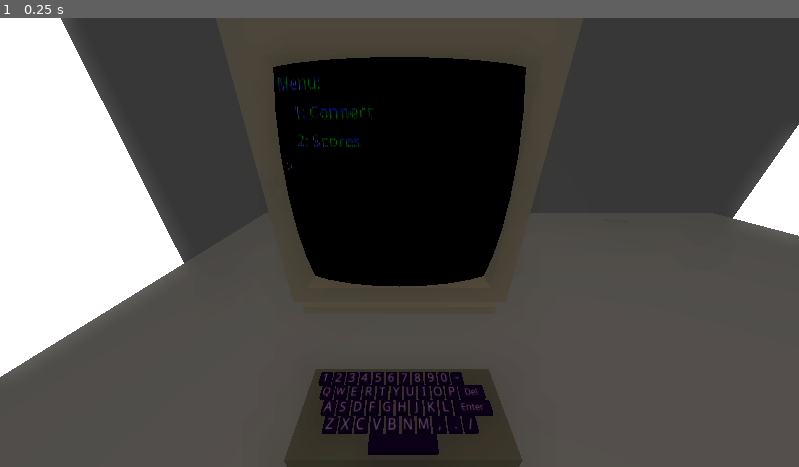
Above: before the commit, frame 1.
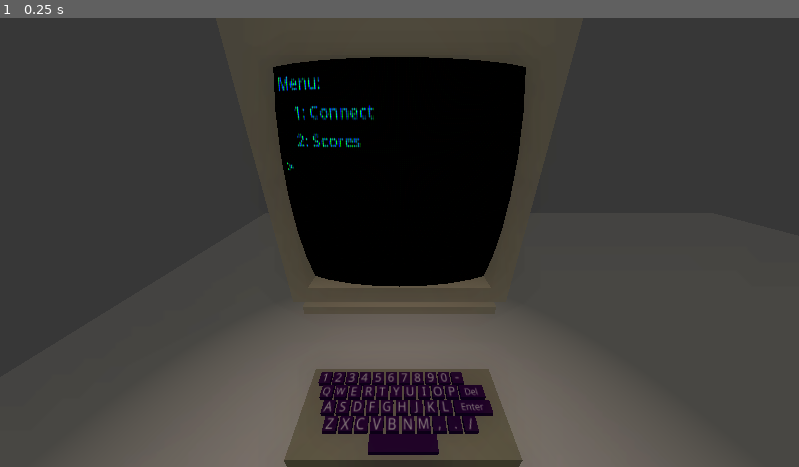
Above: after the commit, the same moment.

Repository: astnohk/LunarMouse3D
Game: Godot game, scene res://Levels/MainMenu/Menu3D.tscn
The game is run twice, just before and just after one commit, with the same random seed, the same clock (stepped at 60 frames per second) and the same inputs.
Inputs:
- Up to frame 1 (0.25 s): no input

The runs differ from the first frame. In frame 1, 22% of the frame differs, in the area x 0-100%, y 0-100%.

Commit message:
Improve Menu
* Use emission to improve monitor's effect.

Diff:
--- a/Levels/Level001.tscn
+++ b/Levels/Level001.tscn
@@ -21,6 +21,7 @@
 shader = ExtResource("3_334lj")
 shader_parameter/noise_offset = Vector2(0, 0)
 shader_parameter/leak_brightness = 0.0125
+shader_parameter/brightness = 1.0
 shader_parameter/noise = SubResource("NoiseTexture2D_hf02u")
 
 [sub_resource type="LabelSettings" id="LabelSettings_dmhmx"]
--- a/Levels/MainMenu/Menu.gd
+++ b/Levels/MainMenu/Menu.gd
@@ -4,11 +4,12 @@
 
 var lines = []
 var cursor_count: float = 0.0
-var input_buffer = ""
-
+var input_buffer: String = ""
+var screen_material: ShaderMaterial = null
 
 # Called when the node enters the scene tree for the first time.
 func _ready():
+	screen_material = get_node("CanvasLayerPostProcess/ColorRect").material
 	new_line()
 	print_characters("Menu:\n")
 	print_characters("    1: Connect\n")
@@ -17,6 +18,8 @@
 
 # Called every frame. 'delta' is the elapsed time since the previous frame.
 func _process(delta):
+	if screen_material:
+		screen_material.set_shader_parameter("brightness", randf_range(0.8, 1.0))
 	cursor_count += delta
 	if cursor_count > 1.0:
 		cursor_count = 0.0
--- a/Levels/MainMenu/Menu.tscn
+++ b/Levels/MainMenu/Menu.tscn
@@ -9,6 +9,7 @@
 shader_parameter/horizontal_freq = 128.0
 shader_parameter/vertical_freq = 128.0
 shader_parameter/leak_brightness = 0.05
+shader_parameter/brightness = 1.0
 
 [node name="Control" type="Control"]
 layout_mode = 3
--- a/Levels/MainMenu/Menu3D.tscn
+++ b/Levels/MainMenu/Menu3D.tscn
@@ -8,11 +8,18 @@
 [ext_resource type="PackedScene" uid="uid://cjfx23honwhou" path="res://Objects/Keyboard/Keyboard.tscn" id="5_y0em7"]
 [ext_resource type="PackedScene" uid="uid://c4nf2lg2ejnsx" path="res://Levels/Level001.tscn" id="6_oe6a0"]
 
+[sub_resource type="Environment" id="Environment_tdxy6"]
+fog_light_color = Color(0.776471, 0.862745, 0.870588, 1)
+volumetric_fog_enabled = true
+
 [sub_resource type="Environment" id="Environment_uluar"]
 glow_enabled = true
 glow_intensity = 2.0
 glow_strength = 1.5
 glow_bloom = 0.1
+fog_light_color = Color(0.670588, 0.74902, 0.764706, 1)
+volumetric_fog_enabled = true
+volumetric_fog_density = 0.0289
 
 [sub_resource type="PlaneMesh" id="PlaneMesh_hlycc"]
 material = ExtResource("2_03fka")
@@ -30,8 +37,15 @@
 [sub_resource type="BoxShape3D" id="BoxShape3D_8wvoi"]
 size = Vector3(5, 0.1, 3)
 
+[sub_resource type="FogMaterial" id="FogMaterial_o4d1h"]
+density = 0.2324
+emission = Color(0.556863, 0.690196, 0.709804, 1)
+
 [node name="Node3D" type="Node3D"]
 script = ExtResource("1_et0ad")
+
+[node name="WorldEnvironment" type="WorldEnvironment" parent="."]
+environment = SubResource("Environment_tdxy6")
 
 [node name="CameraPivot" type="Marker3D" parent="."]
 transform = Transform3D(1, 0, 0, 0, 1, 0, 0, 0, 1, 0, 1.31441, 0.162994)
@@ -59,6 +73,26 @@
 transform = Transform3D(1, 0, 0, 0, 1, 0, 0, 0, 1, 0, -0.05, 0)
 shape = SubResource("BoxShape3D_8wvoi")
 
+[node name="Wall2" type="StaticBody3D" parent="."]
+transform = Transform3D(-4.37114e-08, 1, -4.37114e-08, 0, -4.37114e-08, -1, -1, -4.37114e-08, 1.91069e-15, -2.5, 1.5, 0)
+
+[node name="MeshInstance3D" type="MeshInstance3D" parent="Wall2"]
+mesh = SubResource("PlaneMesh_emyxf")
+
+[node name="CollisionShape3D" type="CollisionShape3D" parent="Wall2"]
+transform = Transform3D(1, 0, 0, 0, 1, 0, 0, 0, 1, 0, -0.05, 0)
+shape = SubResource("BoxShape3D_8wvoi")
+
+[node name="Wall3" type="StaticBody3D" parent="."]
+transform = Transform3D(-4.37114e-08, -1, 4.37114e-08, 0, -4.37114e-08, -1, 1, -4.37114e-08, 1.91069e-15, 2.5, 1.5, 0)
+
+[node name="MeshInstance3D" type="MeshInstance3D" parent="Wall3"]
+mesh = SubResource("PlaneMesh_emyxf")
+
+[node name="CollisionShape3D" type="CollisionShape3D" parent="Wall3"]
+transform = Transform3D(1, 0, 0, 0, 1, 0, 0, 0, 1, 0, -0.05, 0)
+shape = SubResource("BoxShape3D_8wvoi")
+
 [node name="PCDesk" parent="." instance=ExtResource("1_lvafn")]
 transform = Transform3D(1, 0, 0, 0, 1, 0, 0, 0, 1, -0.0145693, 0, -1.09995)
 
@@ -75,10 +109,14 @@
 transform = Transform3D(1, 0, 0, 0, 1, 0, 0, 0, 1, -0.411571, 0.921786, -0.806336)
 
 [node name="SpotLight3D" type="SpotLight3D" parent="."]
-transform = Transform3D(1, 0, 0, 0, 0.0179759, 0.999838, 0, -0.999838, 0.0179759, -0.0847193, 3.67593, -0.55785)
+transform = Transform3D(1, 0, 0, 0, 0.0179759, 0.999838, 0, -0.999838, 0.0179759, -0.418938, 2.88356, -0.671076)
 light_color = Color(0.917647, 0.847059, 0.796078, 1)
-light_energy = 0.1
+light_energy = 0.4
 light_indirect_energy = 0.1
 light_volumetric_fog_energy = 0.1
 spot_range = 5.09993
-spot_angle = 39.7782
+spot_angle = 11.8167
+
+[node name="FogVolume" type="FogVolume" parent="."]
+transform = Transform3D(2.71348, 0, 0, 0, 1.9629, 0, 0, 0, 2.63228, 0, 1.08813, 0)
+material = SubResource("FogMaterial_o4d1h")
--- a/Materials/S_PostProcess.gdshader
+++ b/Materials/S_PostProcess.gdshader
@@ -4,6 +4,7 @@
 uniform sampler2D noise : repeat_enable;
 uniform vec2 noise_offset = vec2(0.0, 0.0);
 uniform float leak_brightness = 0.0125;
+uniform float brightness = 1.0;
 
 void fragment()
 {
@@ -19,12 +20,12 @@
 	float C_noise = 1.0 - 0.4 * texture(noise, SCREEN_UV + noise_offset).r;
 	vec2 dx = vec2(SCREEN_PIXEL_SIZE.x, 0);
 	vec3 albedo = clamp(
-		leak_brightness
+		(leak_brightness
 			+ textureLod(screen_texture, UV_fixed + vec2(noise_offset.x, 0.0), 0.0).rgb
-			* intensity.x * intensity.y,
+		) * intensity.x * intensity.y,
 		0.0,
 		1.0);
-	float pixel_intensity = 1.1;
+	float pixel_intensity = brightness * 1.1;
 	if (abs(color_index_noise - 0.0) < 0.1)
 	{
 		pixel_intensity *= albedo.r;
--- a/Objects/Monitor/Monitor.tscn
+++ b/Objects/Monitor/Monitor.tscn
@@ -17,4 +17,5 @@
 material_override = ExtResource("2_qi43h")
 
 [node name="Sphere" parent="." index="2"]
+gi_mode = 2
 surface_material_override/0 = SubResource("ShaderMaterial_60mfs")
--- a/Objects/Monitor/S_MonitorScreen.gdshader
+++ b/Objects/Monitor/S_MonitorScreen.gdshader
@@ -11,4 +11,5 @@
 		0.25 * texture(screen, UV + dx).rgb +
 		0.25 * texture(screen, UV - dy).rgb +
 		0.25 * texture(screen, UV + dy).rgb;
+	EMISSION = ALBEDO;
 }
--- a/Objects/Monitor/S_MonitorScreen2D.gdshader
+++ b/Objects/Monitor/S_MonitorScreen2D.gdshader
@@ -4,6 +4,7 @@
 uniform float horizontal_freq = 384.0;
 uniform float vertical_freq = 384.0;
 uniform float leak_brightness = 0.0125;
+uniform float brightness = 1.0;
 
 void fragment() {
 	vec2 UV_scaled = UV * vec2(horizontal_freq, vertical_freq);
@@ -13,8 +14,11 @@
 		pow(abs(sin(3.0 * PI * horizontal_freq * UV.x)), 0.5),
 		pow(abs(sin(1.0 * PI * vertical_freq * UV.y)), 0.5));
 	vec3 albedo = clamp(
-		leak_brightness +
-			1.1 * textureLod(screen, UV_fixed, 0.0).rgb * intensity.x * intensity.y,
+		brightness * (
+			(leak_brightness +
+				1.1 * textureLod(screen, UV_fixed, 0.0).rgb
+			) * intensity.x * intensity.y
+		),
 		0.0,
 		1.0);
 	if (abs(color_index - 0.0) < 0.1)
--- a/WorldBase.gd
+++ b/WorldBase.gd
@@ -21,6 +21,7 @@
 		mat.set_shader_parameter("noise_offset", [randf_range(0.0, 0.0125), randf_range(0.0, 0.2)])
 	else:
 		mat.set_shader_parameter("noise_offset", [randf_range(0.0, 0.00125), randf_range(0.0, 0.2)])
+	mat.set_shader_parameter("brightness", randf_range(0.95, 1.0))
 	# Update camera position
 	if player:
 		var body: RigidBody3D = player.get_node_or_null("Body")
Not shown: 1 places in Levels/MainMenu/Menu3D.tscn that only renumber resources
